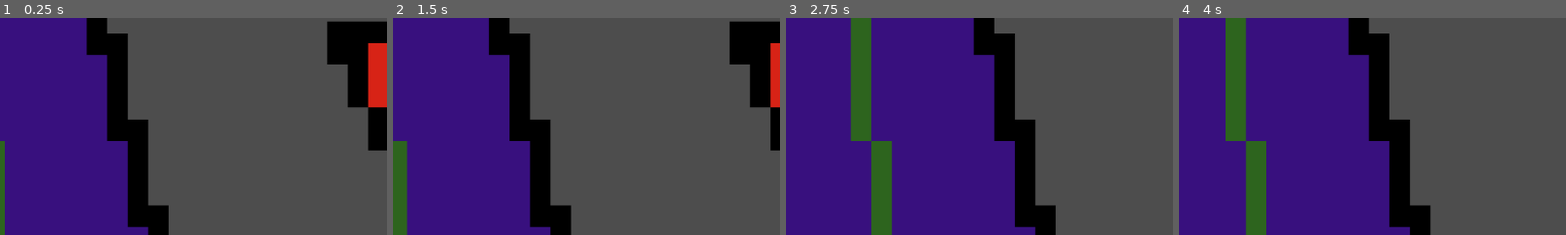
Above: before the commit, frames 1-4 (left to right).
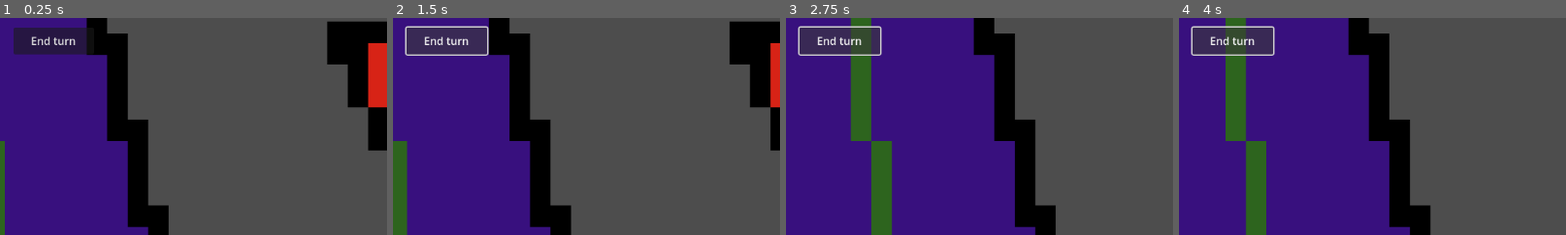
Above: after the commit, the same moments.

Repository: CSC-3380-Fall-2026/Team-8
Game: Godot game, scene res://Scenes/Main.tscn
Two runs of this game, one before a commit and one after it. Both use one fixed random seed, a clock stepped at 60 frames per second and the inputs below. This scene is started directly instead of the project's main scene.
Inputs (mouse positions are % of the whole screen's width and height, from its top left):
- Up to frame 1 (0.25 s): no input
- Up to frame 2 (1.5 s): click (7, 6) at 0.5 s, where only the run after the commit has a clickable "End turn"; tap Enter (ui_accept) at 1.25 s; hold Right (ui_right) from 1.28 s (still down)
- Up to frame 3 (2.75 s): keep holding Right (ui_right); tap Enter (ui_accept) at 1.52, 2.27 s
- Up to frame 4 (4 s): release Right (ui_right) at 2.78 s; hold Left (ui_left) 2.78-3.53 s; hold Right (ui_right) from 3.53 s (still down); tap Enter (ui_accept) at 3.77 s
The pictures show only the part of the screen within x 0-50%, y 1-51%; the shares and areas given below are measured in that part.

The runs differ from the first frame. In frame 1, 2.3% of the frame differs, in the area x 3-23%, y 4-17%; in frame 2, 3.0%, in the area x 3-25%, y 3-18%; in frame 3, 3.0%; in frame 4, 3.0%.

Commit message:
Add files via upload

Diff:
--- a/Scenes/Enemy.tscn
+++ b/Scenes/Enemy.tscn
@@ -1,8 +1,10 @@
-[gd_scene load_steps=5 format=3 uid="uid://ohgavwxey576"]
+[gd_scene load_steps=6 format=3 uid="uid://ohgavwxey576"]
 
 [ext_resource type="Texture2D" uid="uid://rgon74eblkaf" path="res://Assets/Enemies/Enemy placeholder.png" id="1_m1htj"]
 [ext_resource type="Script" uid="uid://diyxr612uos8c" path="res://Scripts/Player_HP.gd" id="2_xeo28"]
 [ext_resource type="Script" uid="uid://dt88pvcd0elma" path="res://Scripts/Enemy_Defeat.gd" id="3_kpr8r"]
+
+[ext_resource type="Script" path="res://Scripts/AilmentDuration.gd" id="ailment_duration"]
 
 [sub_resource type="RectangleShape2D" id="RectangleShape2D_wovta"]
 size = Vector2(887, 762.5)
@@ -37,3 +39,7 @@
 text = "ENEMY DEFEATED"
 horizontal_alignment = 1
 vertical_alignment = 1
+
+[node name="AilmentDuration" type="Node" parent="."]
+script = ExtResource("ailment_duration")
+owner_turn = "ENEMY"
--- a/Scenes/Main.tscn
+++ b/Scenes/Main.tscn
@@ -1,8 +1,10 @@
-[gd_scene load_steps=4 format=3 uid="uid://dm8aq43e0rjb5"]
+[gd_scene load_steps=5 format=3 uid="uid://dm8aq43e0rjb5"]
 
 [ext_resource type="Script" uid="uid://6klf8a0tjs2h" path="res://Scripts/PartyManager.gd" id="1_kln2b"]
 [ext_resource type="PackedScene" uid="uid://bvrfq1v4gbjsn" path="res://Scenes/Player 1.tscn" id="2_rgh2o"]
 [ext_resource type="PackedScene" uid="uid://dcuo3jfhes0dn" path="res://Scenes/Player 2.tscn" id="3_pbw6q"]
+
+[ext_resource type="Script" path="res://Scripts/turn_manager.gd" id="turn_manager"]
 
 [node name="Node2D" type="Node2D"]
 script = ExtResource("1_kln2b")
@@ -11,3 +13,17 @@
 
 [node name="Player2" parent="." instance=ExtResource("3_pbw6q")]
 position = Vector2(906, 14)
+
+[node name="TurnManager" type="Node" parent="." groups=["turn_manager"]]
+script = ExtResource("turn_manager")
+
+[node name="TurnUI" type="CanvasLayer" parent="."]
+
+[node name="EndTurn" type="Button" parent="TurnUI"]
+offset_left = 20.0
+offset_top = 20.0
+offset_right = 140.0
+offset_bottom = 60.0
+text = "End turn"
+
+[connection signal="pressed" from="TurnUI/EndTurn" to="TurnManager" method="end_turn"]
--- a/Scenes/Player 1.tscn
+++ b/Scenes/Player 1.tscn
@@ -6,6 +6,8 @@
 [ext_resource type="Script" uid="uid://diyxr612uos8c" path="res://Scripts/Player_HP.gd" id="3_v06ft"]
 [ext_resource type="Script" uid="uid://bib5qogfoc53f" path="res://Scenes/Player_Defeat.gd" id="5_e3jxj"]
 [ext_resource type="Script" uid="uid://t6k0ud8e38wt" path="res://Scripts/PlayerAttack.gd" id="6_cp16i"]
+
+[ext_resource type="Script" path="res://Scripts/AilmentDuration.gd" id="ailment_duration"]
 
 [sub_resource type="SpriteFrames" id="SpriteFrames_st5jt"]
 animations = [{
@@ -67,3 +69,6 @@
 
 [node name="PlayerAttack" type="Node" parent="."]
 script = ExtResource("6_cp16i")
+
+[node name="AilmentDuration" type="Node" parent="."]
+script = ExtResource("ailment_duration")
--- a/Scenes/Player 2.tscn
+++ b/Scenes/Player 2.tscn
@@ -1,10 +1,12 @@
-[gd_scene load_steps=8 format=3 uid="uid://dcuo3jfhes0dn"]
+[gd_scene load_steps=9 format=3 uid="uid://dcuo3jfhes0dn"]
 
 [ext_resource type="Script" uid="uid://baovil4c1wohb" path="res://Scripts/Player_Movement.gd" id="1_ucbrj"]
 [ext_resource type="Texture2D" uid="uid://d6okf0u2udgw" path="res://Assets/Players/Player 2 temp.png" id="2_ucbrj"]
 [ext_resource type="Script" uid="uid://diyxr612uos8c" path="res://Scripts/Player_HP.gd" id="3_r0lu6"]
 [ext_resource type="Script" uid="uid://v5e20oawpart" path="res://Scenes/PlayerHealthBar.gd" id="4_54uua"]
 [ext_resource type="Script" uid="uid://bib5qogfoc53f" path="res://Scenes/Player_Defeat.gd" id="5_plkt7"]
+
+[ext_resource type="Script" path="res://Scripts/AilmentDuration.gd" id="ailment_duration"]
 
 [sub_resource type="SpriteFrames" id="SpriteFrames_n5wmx"]
 animations = [{
@@ -63,3 +65,6 @@
 text = "PLAYER DEFEATED"
 horizontal_alignment = 1
 vertical_alignment = 1
+
+[node name="AilmentDuration" type="Node" parent="."]
+script = ExtResource("ailment_duration")
Not shown: 1 places in Scenes/Player 1.tscn that only renumber resources
